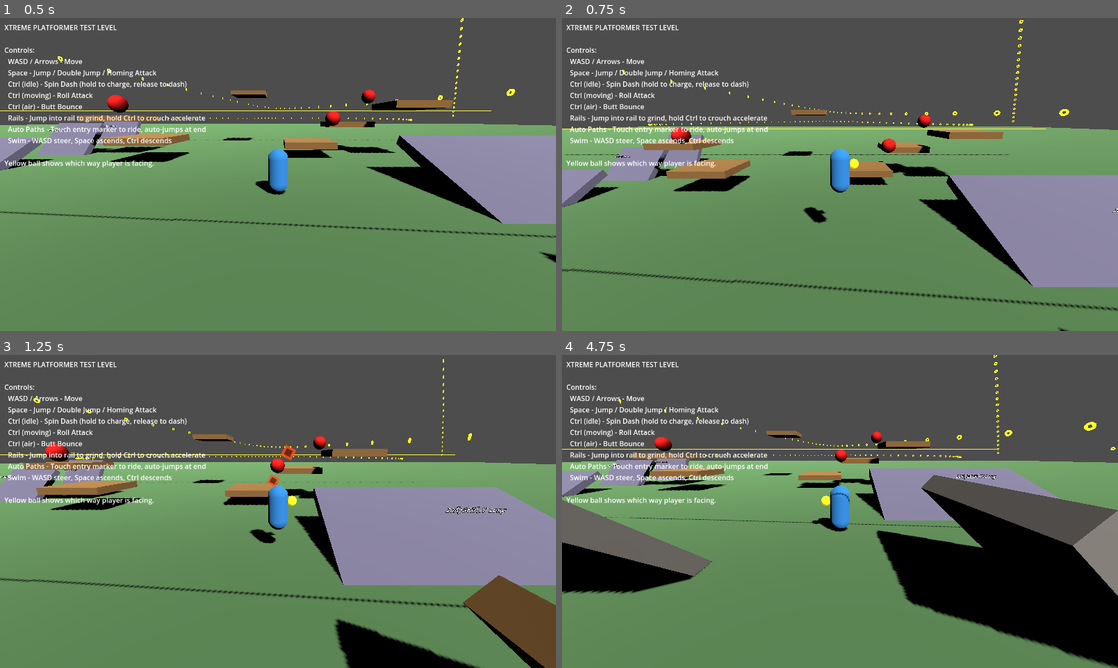
Above: before the commit, frames 1-4 (two rows, left to right).
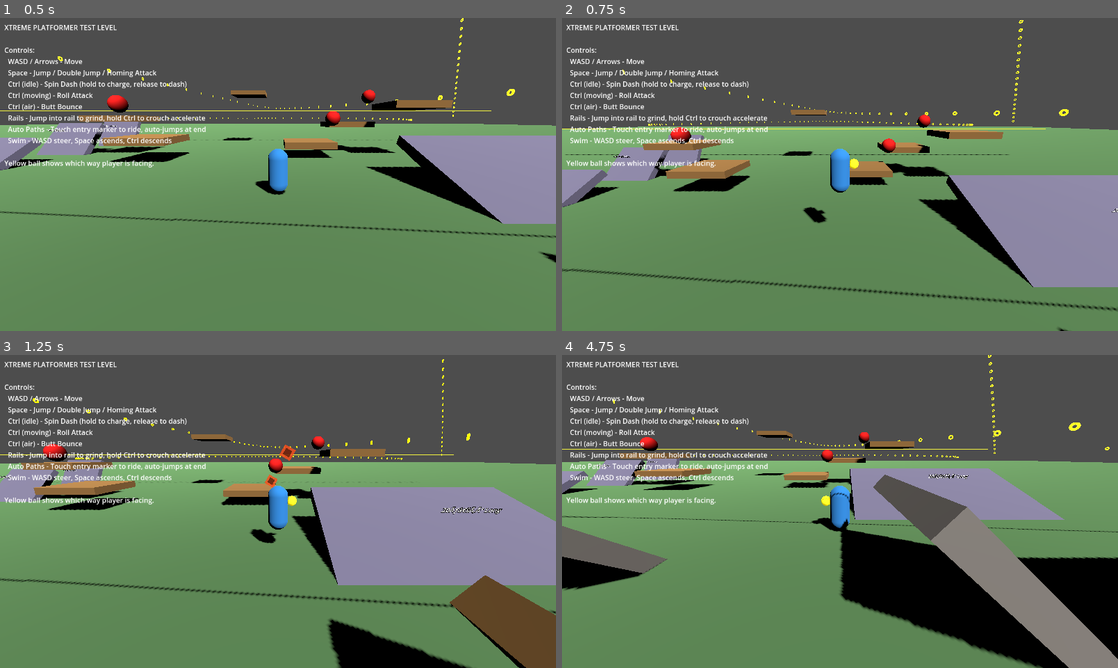
Above: after the commit, the same moments.

Repository: adm-steel-fish/xtreme_level_editor
Game: Godot game, scene res://scenes/test_level.tscn
Same seed, same stepped clock (60 frames per second), same inputs: the game is played once before the commit and once after it.
Inputs (mouse positions are in pixels of both pictures, inside the frame that each line leads up to):
- Up to frame 1 (0.5 s): no input
- Up to frame 2 (0.75 s): tap Enter (ui_accept) at 0.5 s; move the mouse to (962, 158) at 0.52 s; hold D (move_right) from 0.53 s (still down); hold Space (jump) from 0.53 s (still down); click (962, 158) at 0.67 s
- Up to frame 3 (1.25 s): keep holding D (move_right); keep holding Space (jump)
- Up to frame 4 (4.75 s): release D (move_right) at 1.25 s; release Space (jump) at 1.25 s; drag from (728, 527) to (812, 574) at 1.27 s; move the mouse to (895, 442) at 2.02 s; hold D (move_right) 2.03-2.75 s; hold Space (jump) 2.03-2.75 s; tap 1 at 2.1 s; drag from (812, 574) to (673, 464) at 2.77 s; move the mouse to (1006, 558) at 3.52 s; hold A (move_left) 3.53-4.25 s; hold Space (jump) 3.53-4.25 s; tap 3 at 3.6 s; drag from (673, 464) to (756, 433) at 4.27 s

Frame 1 is identical in both runs. In frame 2, 0.2% of the frame differs, in the area x 0-100%, y 1-100%; in frame 3, 3.5%; in frame 4, 24%, in the area x 0-100%, y 0-100%.

Commit message:
Stuff, forgot what this was

Diff:
--- a/scenes/prefabs/player_1_4.tscn
+++ b/scenes/prefabs/player_1_4.tscn
@@ -27,6 +27,7 @@
 script = ExtResource("1_p5ehy")
 max_speed_horizontal = 7.0
 ground_acceleration = 20.0
+double_jump_velocity = 20.0
 spin_dash_min_speed = 20.0
 spin_dash_max_speed = 40.0
 roll_attack_boost = 20.0
--- a/scripts/player_controller.gd
+++ b/scripts/player_controller.gd
@@ -1857,25 +1857,22 @@
 			var current_dir := horizontal / speed
 			var alignment := current_dir.dot(desired_dir)
 
-			# Snappy arcade steering, with extra authority while reversing.
-			var turn_multiplier: float = 2.2 if alignment >= 0.0 else 3.0
+			# Snappy turning without instant direction flips.
+			var turn_multiplier: float = 2.6 if alignment >= 0.0 else 1.9
 			var turn_t := clampf(air_turn_rate * turn_multiplier * control_multiplier * delta, 0.0, 1.0)
 			var steered_dir := current_dir.lerp(desired_dir, turn_t)
 			if steered_dir.length() <= 0.001:
 				steered_dir = desired_dir
 			steered_dir = steered_dir.normalized()
 
-			# Opposite input: bleed speed first, then rebuild in the new direction.
+			# Opposite input: lose momentum first, then build it in the new heading.
 			if alignment < 0.0:
-				var reverse_brake := air_deceleration * (1.0 + -alignment * 2.0) * control_multiplier
+				var reverse_brake := air_deceleration * (1.0 + -alignment * 1.5) * control_multiplier
 				speed = maxf(speed - reverse_brake * delta, 0.0)
-			elif drive_cap > 0.0:
+				if drive_cap > 0.0 and speed <= drive_cap * 0.35:
+					speed = minf(speed + air_acceleration * control_multiplier * delta, drive_cap)
+			elif drive_cap > 0.0 and speed < drive_cap:
 				speed = minf(speed + air_acceleration * control_multiplier * delta, drive_cap)
-
-			# Prevent rare full horizontal cancellation while input is held.
-			if drive_cap > 0.0 and speed < 0.12:
-				var min_air_control_speed := maxf(air_acceleration * control_multiplier * delta * 0.75, 0.12)
-				speed = minf(min_air_control_speed, drive_cap)
 
 			horizontal = steered_dir * speed
 		else:
@@ -1886,7 +1883,7 @@
 
 		_rotate_player_model_to_direction(desired_dir, delta, movement_facing_rotation_speed)
 
-	var drag := air_drag if has_input else (air_drag + air_deceleration * 0.65)
+	var drag := (air_drag * 0.45) if has_input else (air_drag + air_deceleration * 0.65)
 	horizontal = horizontal.move_toward(Vector3.ZERO, drag * delta)
 
 	if air_cap > 0.0:
@@ -2135,6 +2132,33 @@
 
 func _perform_double_jump() -> void:
 	velocity.y = double_jump_velocity
+	# Double jump only cancels horizontal momentum when input is opposite current motion.
+	var horizontal := Vector3(velocity.x, 0.0, velocity.z)
+	var speed := horizontal.length()
+	var has_input := world_input_direction.length() > 0.1
+	if has_input and speed > 0.1:
+		var desired_dir := world_input_direction.normalized()
+		var current_dir := horizontal / speed
+		var alignment := current_dir.dot(desired_dir)
+		if alignment < -0.1:
+			# Opposite input: kill carry so player can reverse direction cleanly.
+			horizontal = Vector3.ZERO
+			_airborne_speed_ceiling = _get_effective_core_cap_for_state(State.AIRBORNE)
+		else:
+			# Same/side input: keep momentum and bias heading toward the pressed direction.
+			var assist_turn := 0.45
+			var assisted_dir := current_dir.lerp(desired_dir, assist_turn)
+			if assisted_dir.length() > 0.001:
+				horizontal = assisted_dir.normalized() * speed
+			_airborne_speed_ceiling = maxf(_airborne_speed_ceiling, speed)
+	elif has_input and speed <= 0.1:
+		# From near-standstill, give a small nudge toward intended direction.
+		var start_speed := minf(air_acceleration * 0.25, _get_effective_core_cap_for_state(State.IDLE))
+		horizontal = world_input_direction.normalized() * start_speed
+		_airborne_speed_ceiling = maxf(_airborne_speed_ceiling, start_speed)
+
+	velocity.x = horizontal.x
+	velocity.z = horizontal.z
 	air_jump_available = false
 	double_jumped.emit()
 
